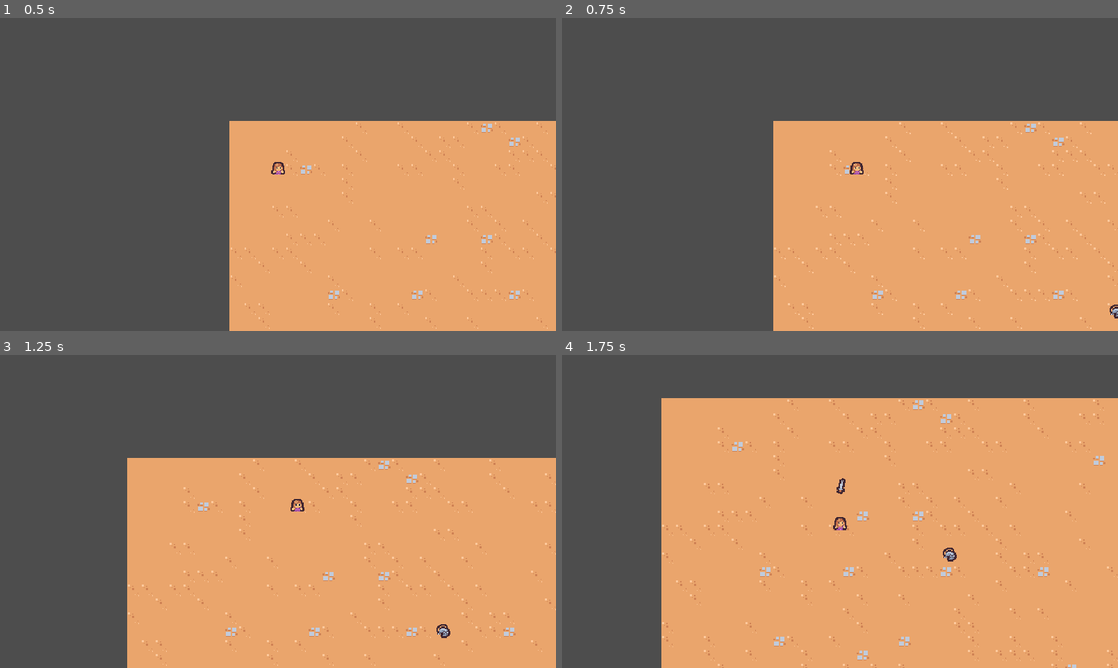
Above: before the commit, frames 1-4 (two rows, left to right).
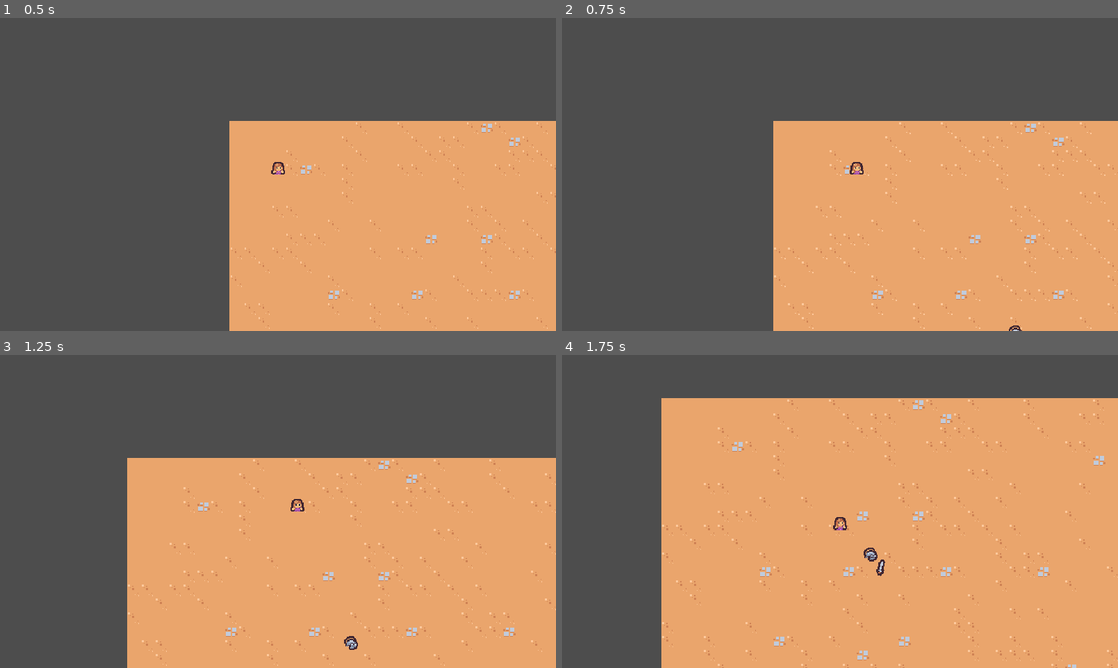
Above: after the commit, the same moments.

Repository: MinSungJe/Godot2DSurvivors
Game: Godot game, scene res://scenes/main/main.tscn
Two runs of this game, one before a commit and one after it. Both use one fixed random seed, a clock stepped at 60 frames per second and the inputs below.
Inputs:
- Up to frame 1 (0.5 s): no input
- Up to frame 2 (0.75 s): hold D (move_right) from 0.53 s (still down)
- Up to frame 3 (1.25 s): keep holding D (move_right)
- Up to frame 4 (1.75 s): release D (move_right) at 1.28 s; hold S (move_down) from 1.28 s (still down)

Frame 1 is identical in both runs. In frame 2, less than 0.1% of the frame differs, in the area x 80-100%, y 91-100%; in frame 3, 0.2%; in frame 4, 0.3%, in the area x 49-71%, y 39-71%.

Commit message:
Change Sword Ability to detect nearest Enemy

Diff:
--- a/scenes/ability/sword_ability_controller/sword_ability_controller.gd
+++ b/scenes/ability/sword_ability_controller/sword_ability_controller.gd
@@ -1,4 +1,6 @@
 extends Node
+
+const MAX_RANGE = 150
 
 @export var sword_ability: PackedScene
 
@@ -8,9 +10,23 @@
 
 
 func on_timer_timeout():
-	var player = get_tree().get_first_node_in_group("player") as CharacterBody2D
+	var player = get_tree().get_first_node_in_group("player") as Node2D
 	if not player: return
+
+	var enemies = get_tree().get_nodes_in_group("enemy")
+	enemies = enemies.filter(func(enemy: Node2D):
+		return enemy.global_position.distance_squared_to(player.global_position) < pow(MAX_RANGE, 2)
+	)
+
+
+	if not enemies: return
+
+	enemies.sort_custom(func(a:Node2D, b:Node2D):
+		var a_distance = a.global_position.distance_squared_to(player.global_position)
+		var b_distance = b.global_position.distance_squared_to(player.global_position)
+		return a_distance < b_distance
+	)
 
 	var sword_instance = sword_ability.instantiate() as Node2D
 	player.get_parent().add_child(sword_instance)
-	sword_instance.global_position = player.global_position
+	sword_instance.global_position = enemies[0].global_position
--- a/scenes/basic_enemy/basic_enemy.tscn
+++ b/scenes/basic_enemy/basic_enemy.tscn
@@ -6,7 +6,7 @@
 [sub_resource type="CircleShape2D" id="CircleShape2D_m2kii"]
 radius = 5.0
 
-[node name="BasicEnemy" type="CharacterBody2D"]
+[node name="BasicEnemy" type="CharacterBody2D" groups=["enemy"]]
 collision_layer = 0
 script = ExtResource("1_7y7e0")
 
--- a/scenes/main/main.tscn
+++ b/scenes/main/main.tscn
@@ -18,4 +18,7 @@
 position = Vector2(56, 62)
 
 [node name="BasicEnemy" parent="." instance=ExtResource("4_u0kk1")]
-position = Vector2(446, 248)
+position = Vector2(322, 284)
+
+[node name="BasicEnemy2" parent="." instance=ExtResource("4_u0kk1")]
+position = Vector2(743, 598)
